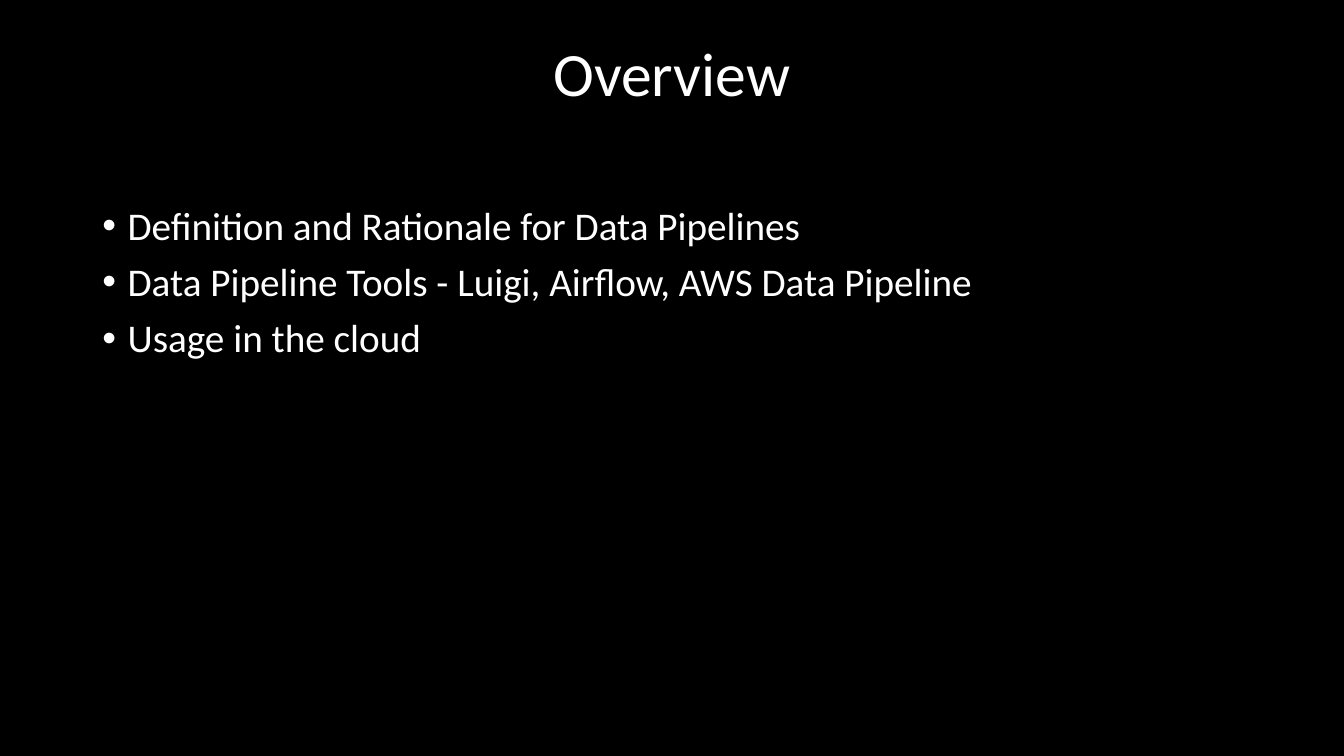
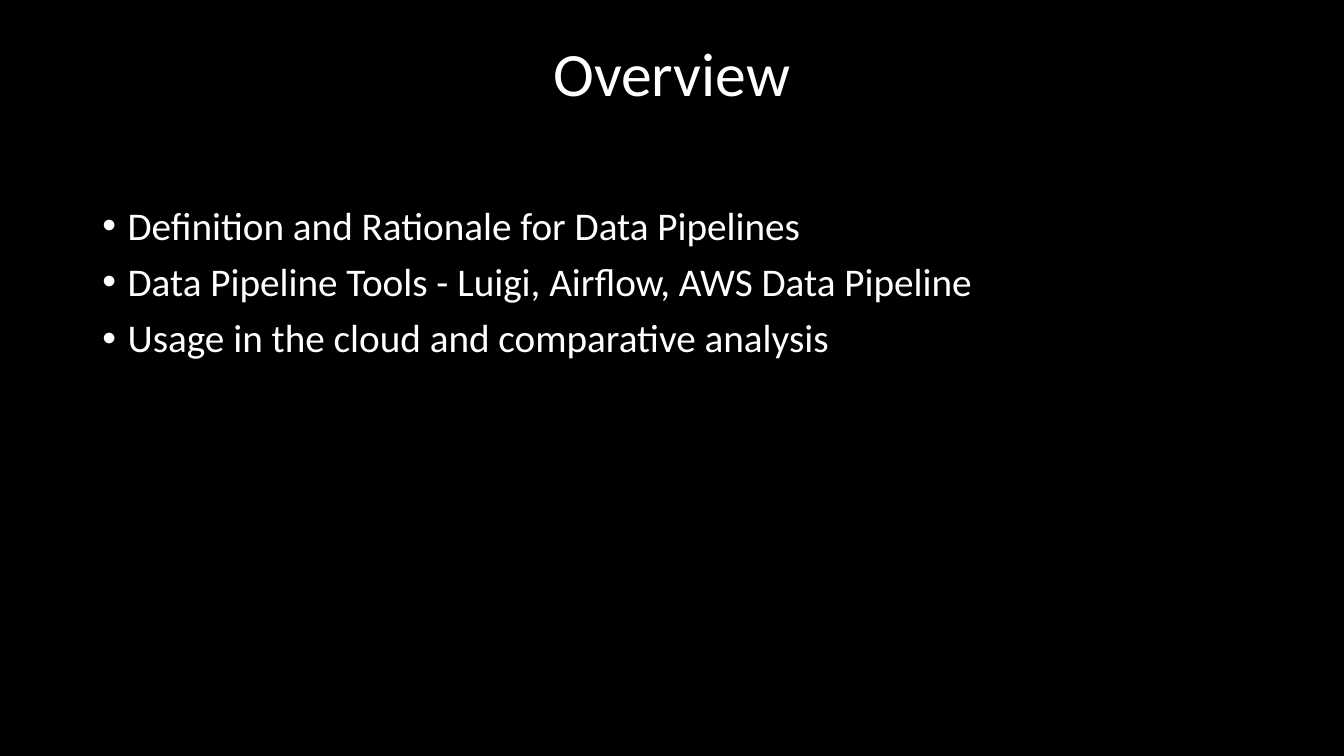
Before and after one commit to femibyte/data-eng, a slide deck: slide 3 of PyData2016-DataPipelinesCloud.pptx. Drawn at 1344x756 pixels with LibreOffice and Linux fonts; fonts in the diff are those of the drawing. Boxes give left, top, right and bottom in pixels: in the first picture for what was removed or moved away, otherwise in the second. Text is boxed around its words. In the diff, an @@ line names an element or a change of style, - is before the commit and + after.

```diff
--- a/PyData2016-DataPipelinesCloud.pptx
+++ b/PyData2016-DataPipelinesCloud.pptx
@@ text at <box>128,324,829,359</box>: text changed @@
-• Usage in the cloud
+• Usage in the cloud and comparative analysis
```
Also in this commit, not shown: 9 other slides changed, 4 slides added.
